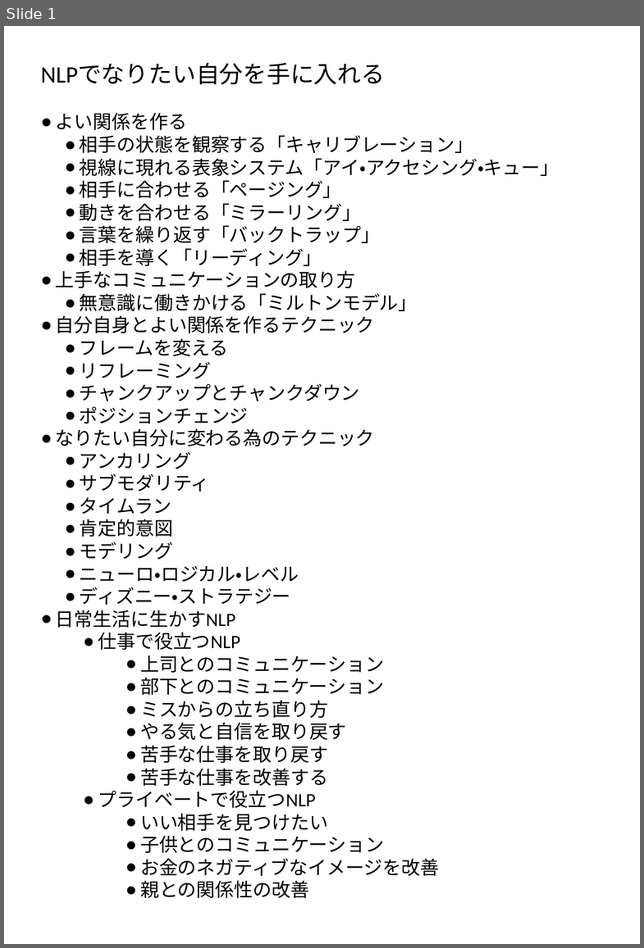
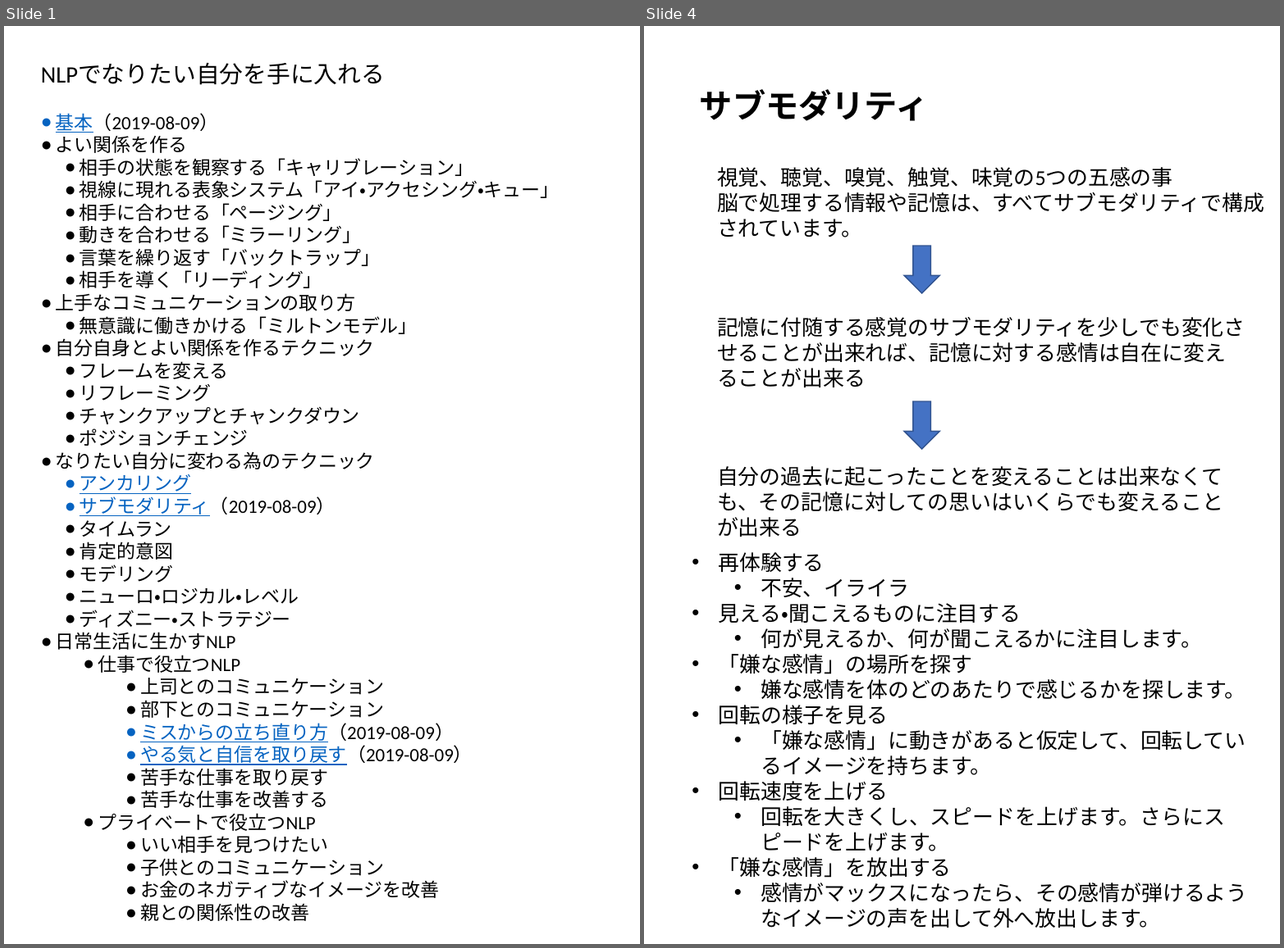
Before and after one commit to ShiccaRorl/waku_waku_homepage, a slide deck: エレメント/NLP/実践NLP.pptx. Shown side by side, each under a label of ours: slide 1 before the commit, slides 1 and 4 after it; the slides between them are not shown. The pictures are 644x948 and 1284x948 pixels, drawn with LibreOffice and Linux fonts; fonts in the diff are those of the drawing. Boxes give left, top, right and bottom in pixels: in the first picture for what was removed or moved away, otherwise in the second. Text is boxed around its words. In the diff, an @@ line names an element or a change of style, - is before the commit and + after.

```diff
--- a/エレメント/NLP/実践NLP.pptx
+++ b/エレメント/NLP/実践NLP.pptx
@@ slide 4 added at bbox=[644, 26, 1280, 944], background #FFFFFF @@
@@ text added at bbox=[700, 89, 929, 121], 28 pt, text #000000, bold @@
+  サブモダリティ
@@ text added at bbox=[717, 167, 1264, 238], 18 pt, text #000000 @@
+視覚、聴覚、嗅覚、触覚、味覚の5つの五感の事
+脳で処理する情報や記憶は、すべてサブモダリティで構成されています。
@@ down arrow added at bbox=[904, 246, 940, 293], fill #4472C4, outline #325491 1 pt @@
@@ text added at bbox=[717, 317, 1244, 388], 18 pt, text #000000 @@
+記憶に付随する感覚のサブモダリティを少しでも変化させることが出来れば、記憶に対する感情は自在に変えることが出来る
@@ down arrow added at bbox=[904, 402, 940, 449], fill #4472C4, outline #325491 1 pt @@
@@ text added at bbox=[717, 466, 1223, 537], 18 pt, text #000000 @@
+自分の過去に起こったことを変えることは出来なくても、その記憶に対しての思いはいくらでも変えることが出来る
@@ text added at bbox=[719, 552, 1247, 928], 18 pt, text #000000 @@
+• 再体験する
+  • 不安、イライラ
+• 見える・聞こえるものに注目する
+  • 何が見えるか、何が聞こえるかに注目します。
+• 「嫌な感情」の場所を探す
+  • 嫌な感情を体のどのあたりで感じるかを探します。
+• 回転の様子を見る
+  • 「嫌な感情」に動きがあると仮定して、回転しているイメージを持ちます。
+• 回転速度を上げる
+  • 回転を大きくし、スピードを上げます。さらにスピードを上げます。
+• 「嫌な感情」を放出する
+  • 感情がマックスになったら、その感情が弾けるようなイメージの声を出して外へ放出します。
@@ slide 1 changed as well @@
@@ text at bbox=[56, 113, 219, 133]: paragraph added @@
+● 基本（2019-08-09）
@@ text at bbox=[79, 475, 191, 494]: text colour #000000 to #0563C1, underline on in "アンカリング" @@
@@ text at bbox=[79, 497, 335, 516]: text changed @@
-  ● サブモダリティ
+  ● サブモダリティ（2019-08-09）
@@ text at bbox=[140, 723, 472, 766]: text changed @@
-    ● ミスからの立ち直り方
-    ● やる気と自信を取り戻す
+    ● ミスからの立ち直り方（2019-08-09）
+    ● やる気と自信を取り戻す（2019-08-09）
```
Also in this commit, not shown: 4 other slides added, 1 slide removed.
